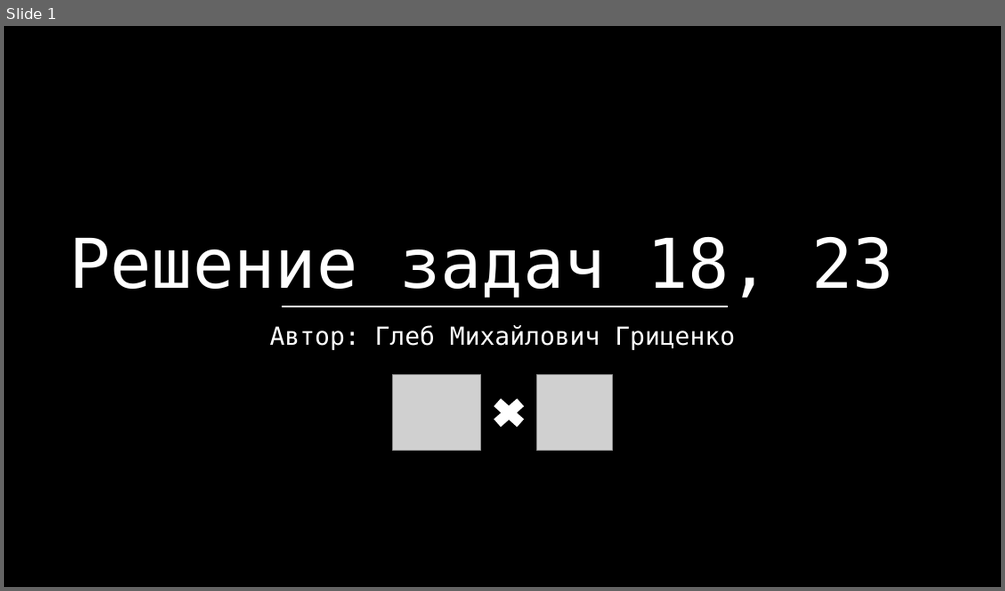
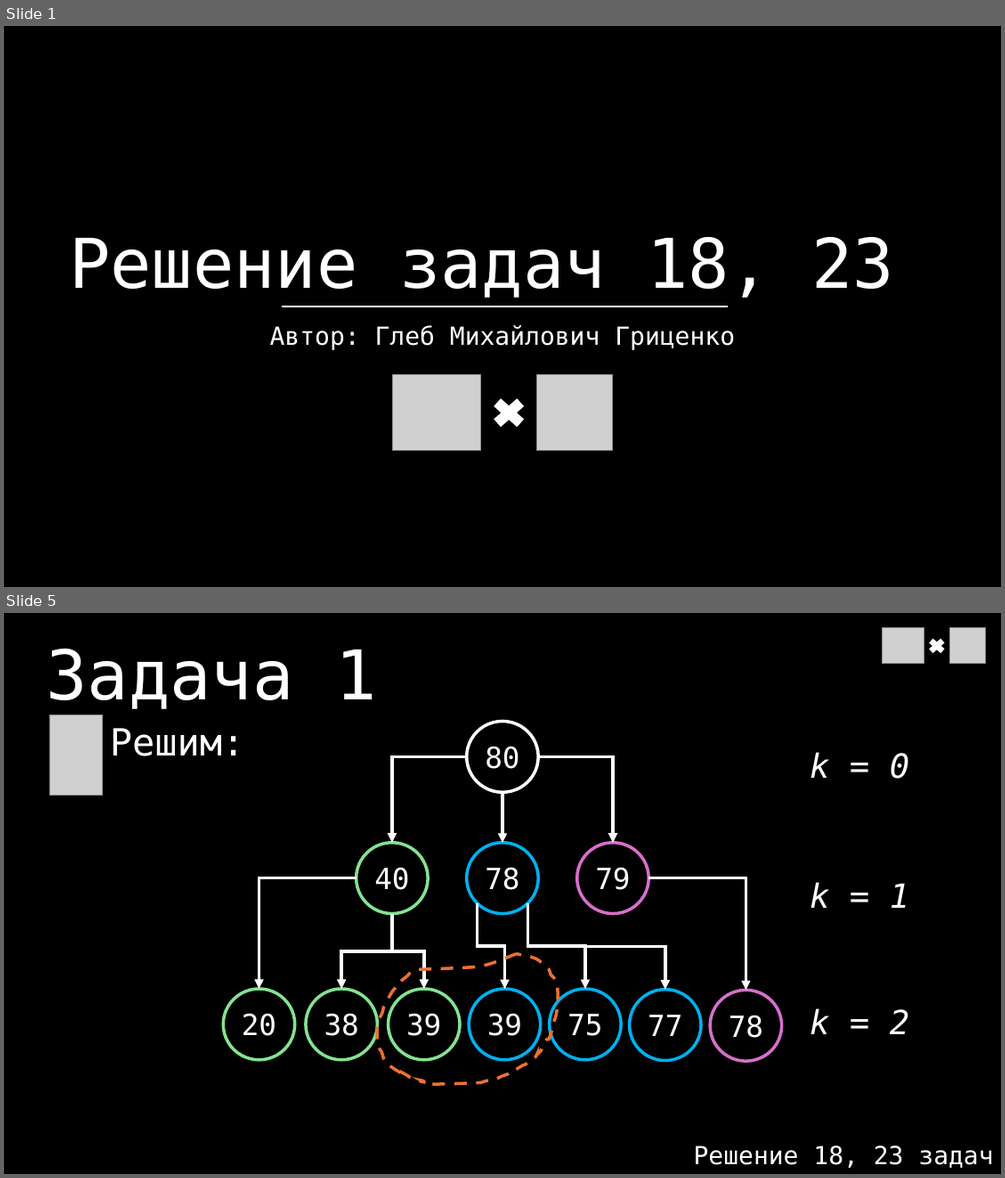
Before and after one commit to glebocrew/TI_1, a slide deck: Presentation.pptx. Shown one above the other, each under a label of ours: slide 1 before the commit, slides 1 and 5 after it; the slides between them are not shown. The pictures are 1005x591 and 1005x1178 pixels, drawn with LibreOffice and Linux fonts; fonts in the diff are those of the drawing; grey boxes stand for pictures. Boxes give left, top, right and bottom in pixels: in the first picture for what was removed or moved away, otherwise in the second. Text is boxed around its words. In the diff, an @@ line names an element or a change of style, - is before the commit and + after.

```diff
--- a/Presentation.pptx
+++ b/Presentation.pptx
@@ slide 5 added at (x1=4, y1=613, x2=1001, y2=1174), background #000000 @@
@@ picture added at (x1=882, y1=628, x2=923, y2=664) @@
@@ cross added at (x1=927, y1=637, x2=947, y2=655), fill #FFFFFF, outline #FFFFFF 1.5 pt @@
@@ picture added at (x1=950, y1=628, x2=986, y2=664) @@
@@ text added at (x1=47, y1=649, x2=376, y2=709), 66 pt, text #FFFFFF @@
+Задача 1
@@ picture added at (x1=49, y1=714, x2=103, y2=795) @@
@@ text added at (x1=110, y1=728, x2=245, y2=756), 36 pt, text #FFFFFF @@
+Решим:
@@ ellipse added at (x1=467, y1=722, x2=539, y2=793), outline #FFFFFF 3 pt, 28 pt, text #FFFFFF @@
+80
@@ text added at (x1=809, y1=752, x2=909, y2=779), 32 pt, text #FFFFFF, italic @@
+k = 0
@@ group added at (x1=356, y1=756, x2=648, y2=914): 3 ellipses, 2 elbow arrows, 1 arrow @@
+40
+78
+79
@@ elbow arrow added from (648, 877) to (745, 989), #FFFFFF 3 pt @@
@@ elbow arrow added from (477, 903) to (505, 989), #FFFFFF 3 pt @@
@@ elbow arrow added from (528, 903) to (585, 989), #FFFFFF 3 pt @@
@@ elbow arrow added from (528, 903) to (665, 989), #FFFFFF 3 pt @@
@@ text added at (x1=809, y1=882, x2=909, y2=908), 32 pt, text #FFFFFF, italic @@
+k = 1
@@ group added at (x1=223, y1=877, x2=461, y2=1060): 3 ellipses, 3 elbow arrows @@
+39
+20
+38
@@ freeform shape added at (x1=377, y1=954, x2=558, y2=1084), outline #E97132 3 pt dashed @@
@@ ellipse added at (x1=469, y1=989, x2=541, y2=1060), outline #00B0F0 3 pt, 28 pt, text #FFFFFF @@
+39
@@ ellipse added at (x1=550, y1=989, x2=621, y2=1060), outline #00B0F0 3 pt, 28 pt, text #FFFFFF @@
+75
@@ ellipse added at (x1=629, y1=989, x2=701, y2=1060), outline #00B0F0 3 pt, 28 pt, text #FFFFFF @@
+77
@@ ellipse added at (x1=710, y1=989, x2=782, y2=1061), outline #D86ECC 3 pt, 28 pt, text #FFFFFF @@
+78
@@ text added at (x1=809, y1=1008, x2=909, y2=1034), 32 pt, text #FFFFFF, italic @@
+k = 2
@@ text added at (x1=694, y1=1145, x2=993, y2=1167), 24 pt, text #FFFFFF @@
+Решение 18, 23 задач
```
Also in this commit, not shown: 2 slides changed, 7 other slides added, 1 other file.
